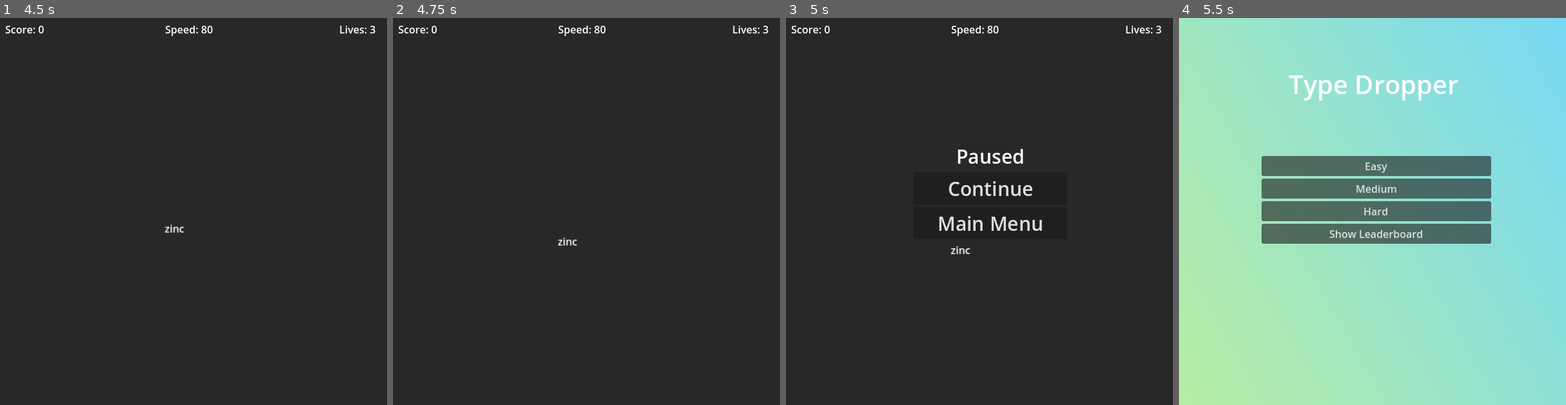
Above: before the commit, frames 1-4 (left to right).
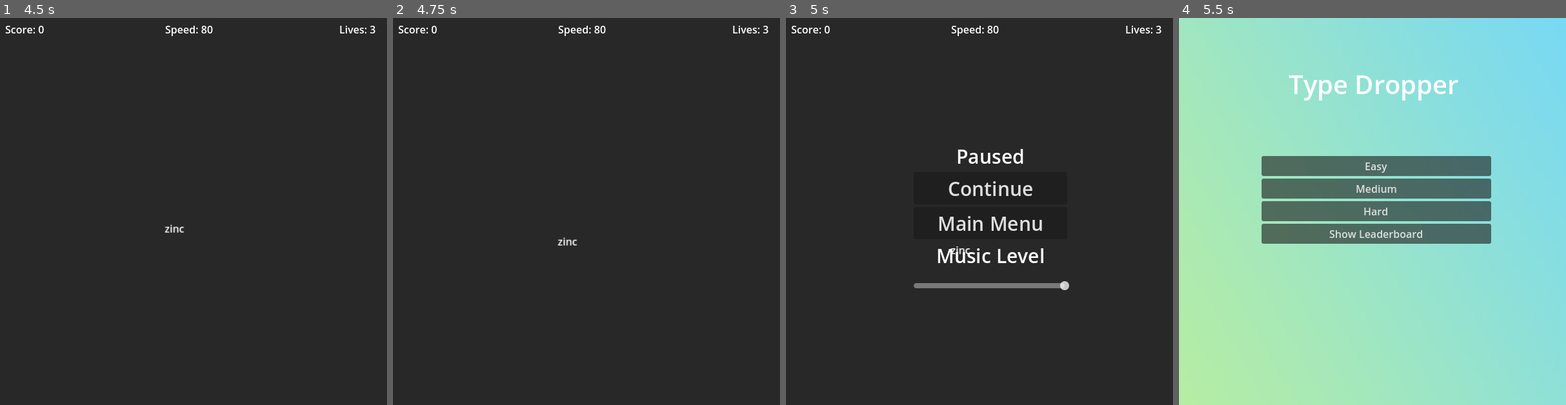
Above: after the commit, the same moments.

Repository: Sneakyweasel90/TypeDropper_Godot
Game: Godot game, scene res://scenes/MainMenu.tscn
Two runs of this game, one before a commit and one after it. Both use one fixed random seed, a clock stepped at 60 frames per second and the inputs below.
Inputs:
- Up to frame 1 (4.5 s): click "Easy" at 0.5 s; tap Enter at 1.25, 4.25 s; tap Backspace every 0.75 s from 1.35 to 4.35 s; tap Space at 2 s
- Up to frame 2 (4.75 s): no input
- Up to frame 3 (5 s): tap Escape at 4.9 s
- Up to frame 4 (5.5 s): click "Main Menu" at 5 s

Frames 1-2 are identical in both runs. In frame 3, 1.0% of the frame differs, in the area x 33-74%, y 59-71%; in frame 4, nothing differs.

Commit message:
Added music to game

Diff:
--- /dev/null
+++ b/type-dropper/default_bus_layout.tres
@@ -0,0 +1,4 @@
+[gd_resource type="AudioBusLayout" format=3 uid="uid://r20yyuy3xjei"]
+
+[resource]
+bus/0/volume_db = -7.2725153
--- a/type-dropper/scenes/PauseMenu.tscn
+++ b/type-dropper/scenes/PauseMenu.tscn
@@ -35,5 +35,20 @@
 theme_override_font_sizes/font_size = 30
 text = "Main Menu"
 
+[node name="MusicLevel" type="Label" parent="VBoxContainer"]
+layout_mode = 2
+theme_override_font_sizes/font_size = 30
+text = "Music Level"
+horizontal_alignment = 1
+
+[node name="SoundSlider" type="HSlider" parent="VBoxContainer/MusicLevel"]
+layout_mode = 0
+offset_top = 46.0
+offset_right = 242.0
+offset_bottom = 90.0
+min_value = -30.0
+max_value = 0.0
+
 [connection signal="pressed" from="VBoxContainer/ContinueBtn" to="." method="_on_continue_btn_pressed"]
 [connection signal="pressed" from="VBoxContainer/MainMenuBtn" to="." method="_on_main_menu_btn_pressed"]
+[connection signal="value_changed" from="VBoxContainer/MusicLevel/SoundSlider" to="." method="_on_sound_slider_value_changed"]
--- a/type-dropper/scenes/TypeDropper.tscn
+++ b/type-dropper/scenes/TypeDropper.tscn
@@ -1,8 +1,9 @@
-[gd_scene load_steps=4 format=3 uid="uid://b8hgxnll1bhc8"]
+[gd_scene load_steps=5 format=3 uid="uid://b8hgxnll1bhc8"]
 
 [ext_resource type="Script" uid="uid://clss02w4br0bq" path="res://scripts/Typedropper.gd" id="1_x1y4k"]
 [ext_resource type="PackedScene" uid="uid://b66qrlaaoco3e" path="res://scenes/FallingWord.tscn" id="2_bmg6r"]
 [ext_resource type="PackedScene" uid="uid://c74jkyyo01yaa" path="res://scenes/PauseMenu.tscn" id="3_uavyo"]
+[ext_resource type="AudioStream" uid="uid://d344c2pxb7ks6" path="res://assets/Music/Anime Beat Loop.ogg" id="4_bmg6r"]
 
 [node name="TypeDropper" type="Node2D"]
 script = ExtResource("1_x1y4k")
@@ -56,3 +57,9 @@
 horizontal_alignment = 1
 vertical_alignment = 1
 autowrap_mode = 2
+
+[node name="MusicPlayer" type="AudioStreamPlayer2D" parent="."]
+stream = ExtResource("4_bmg6r")
+volume_db = 10.0
+autoplay = true
+parameters/looping = true
--- a/type-dropper/scripts/GameOver.gd
+++ b/type-dropper/scripts/GameOver.gd
@@ -8,7 +8,7 @@
 	#$TopScoreLabel.text = "Top Score: %d" % top_score #Used for later to grab leaderboard API
 
 func _on_retry_btn_pressed() -> void:
-	get_tree().change_scene_to_file("res://TypeDropper.tscn")
+	get_tree().change_scene_to_file("res://scenes/TypeDropper.tscn")
 
 func _on_main_menu_btn_pressed() -> void:
-	get_tree().change_scene_to_file("res://MainMenu.tscn")
+	get_tree().change_scene_to_file("res://scenes/MainMenu.tscn")
--- a/type-dropper/scripts/PauseMenu.gd
+++ b/type-dropper/scripts/PauseMenu.gd
@@ -4,15 +4,26 @@
 	visible = false
 
 func _on_continue_btn_pressed() -> void:
-	print("Continue button pressed?")
+	#print("Continue button pressed?") @debug
 	visible = false
 	get_tree().paused = false
 
 func _on_main_menu_btn_pressed() -> void:
-	print("Main menu button pressed?")
+	#print("Main menu button pressed?") @debug
 	get_tree().paused = false
 	var main_menu = load("res://scenes/MainMenu.tscn").instantiate()
 	get_tree().root.add_child(main_menu)
 	if get_tree().current_scene:
 		get_tree().current_scene.queue_free()
 	get_tree().current_scene = main_menu
+
+
+func _on_sound_slider_value_changed(value: float) -> void:
+	#slider for sound level
+	var master_bus = AudioServer.get_bus_index("Master")
+	AudioServer.set_bus_volume_db(master_bus, value)
+
+	if value == -30:
+		AudioServer.set_bus_mute(master_bus, true)
+	else:
+		AudioServer.set_bus_mute(master_bus, false)
--- a/type-dropper/scripts/Typedropper.gd
+++ b/type-dropper/scripts/Typedropper.gd
@@ -125,7 +125,7 @@
 			child.queue_free()
 
 	#Loading GameOver scene
-	var game_over_scene = load("res://GameOver.tscn").instantiate()
+	var game_over_scene = load("res://scenes/GameOver.tscn").instantiate()
 	game_over_scene.final_score = score
 	#game_over_scene.top_score = get_top_score() #Used later to grab top score API
 
@@ -142,7 +142,7 @@
 
 func return_to_main_menu():
 	$SpawnTimer.stop()
-	var main_menu = load("res://MainMenu.tscn").instantiate()
+	var main_menu = load("res://scenes/MainMenu.tscn").instantiate()
 	get_tree().root.add_child(main_menu)
 	if get_tree().current_scene:
 		get_tree().current_scene.queue_free()
Not shown, added: type-dropper/assets/Music/Anime Beat Loop.ogg.import
Not shown, added: Anime Beat Loop.ogg
Not shown, added: type-dropper/assets/Music/Anime Beat Loop.ogg
